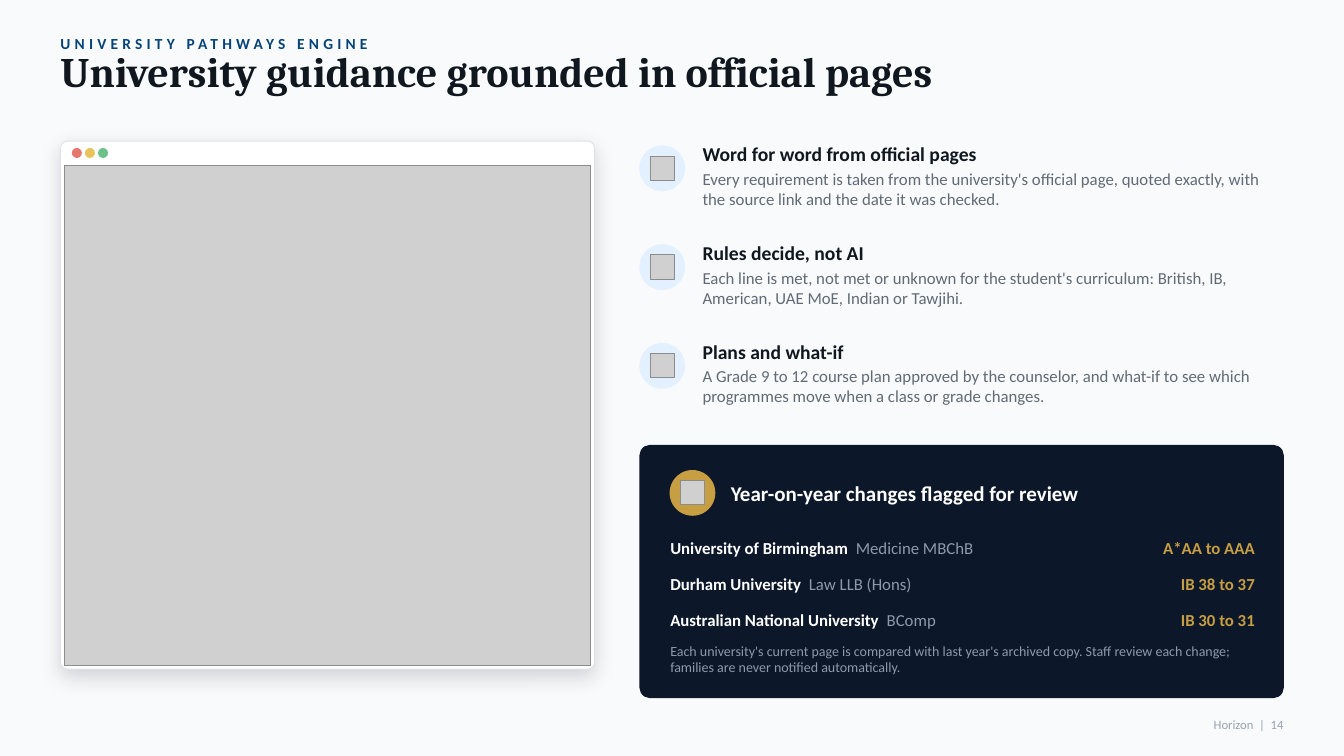
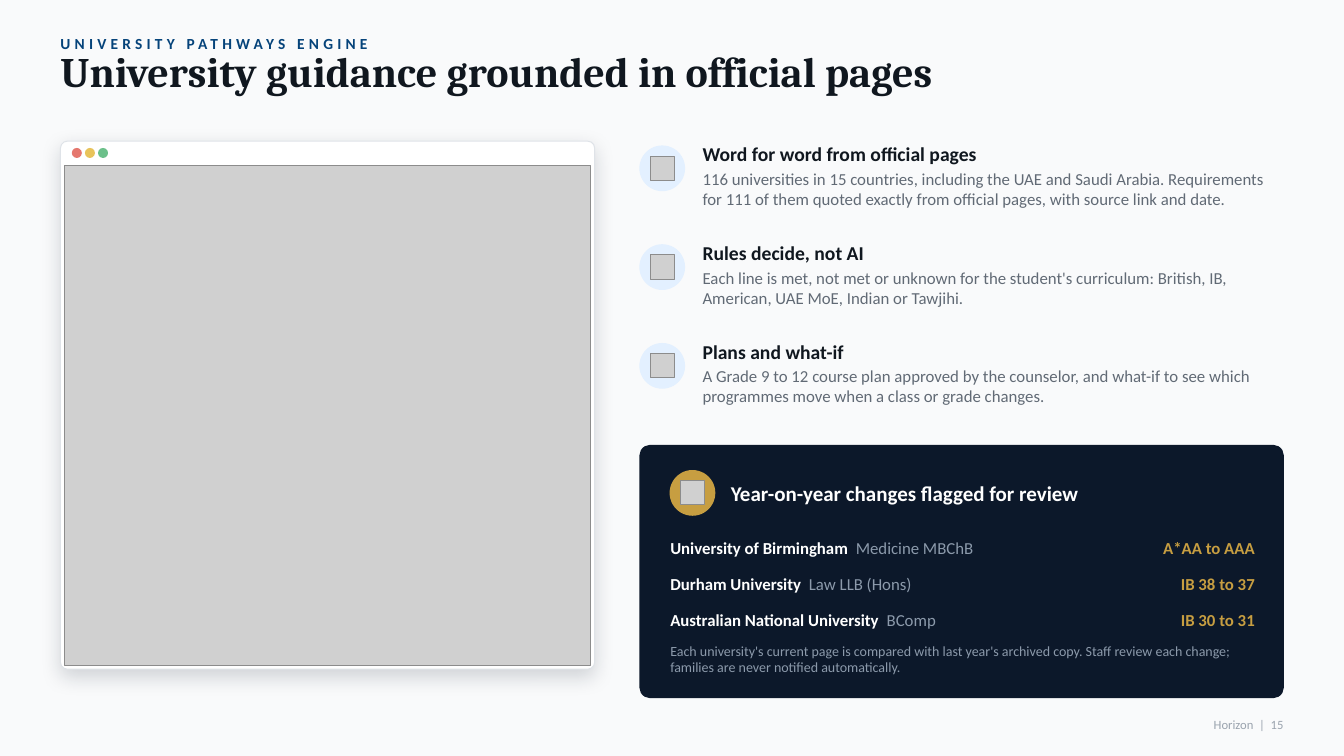
Before and after one commit to jzaky/School, a slide deck: slide 15 of docs/sales/Horizon-Pitch-Deck.pptx (slide 14 before the commit). Drawn at 1344x756 pixels with LibreOffice and Linux fonts; fonts in the diff are those of the drawing; grey boxes stand for pictures. Boxes give left, top, right and bottom in pixels: in the first picture for what was removed or moved away, otherwise in the second. Text is boxed around its words. In the diff, an @@ line names an element or a change of style, - is before the commit and + after.

```diff
--- a/docs/sales/Horizon-Pitch-Deck.pptx
+++ b/docs/sales/Horizon-Pitch-Deck.pptx
@@ text at <box>703,173,1263,208</box>: text changed @@
-Every requirement is taken from the university's official page, quoted exactly, with the source link and the date it was checked.
+116 universities in 15 countries, including the UAE and Saudi Arabia. Requirements for 111 of them quoted exactly from official pages, with source link and date.
@@ text at <box>1214,721,1284,729</box>: text changed @@
-Horizon | 14
+Horizon | 15
```
Also in this commit, not shown: 8 other slides changed, 3 slides added, 10 other files.
